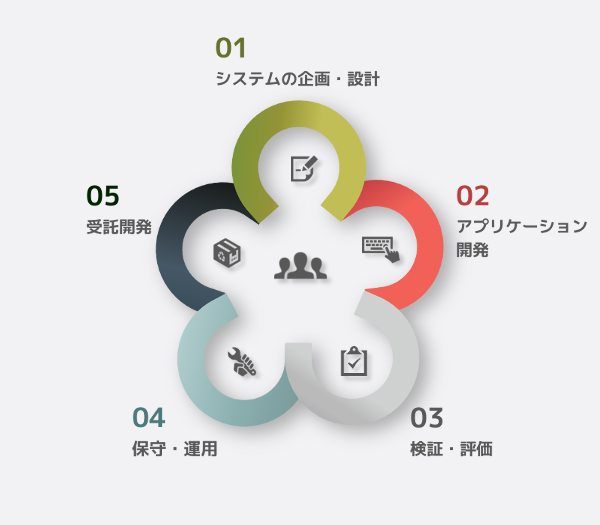
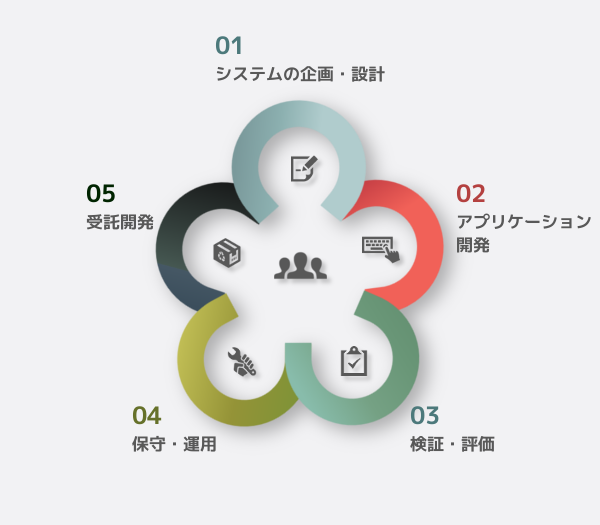
Layer changes from the first 600 x 525 image to the second:
painted on "05 ..." over (86, 184, 154, 235)
painted on "04 ..." over (132, 406, 218, 457)
painted on "02 ..." over (456, 184, 591, 258)
painted on "03 ..." over (410, 406, 495, 457)
painted on "01 ..." over (215, 36, 385, 87)
added layer "services2.png" above "services.png" over (155, 100, 444, 427)
hid "services.png" over (155, 100, 444, 427)
